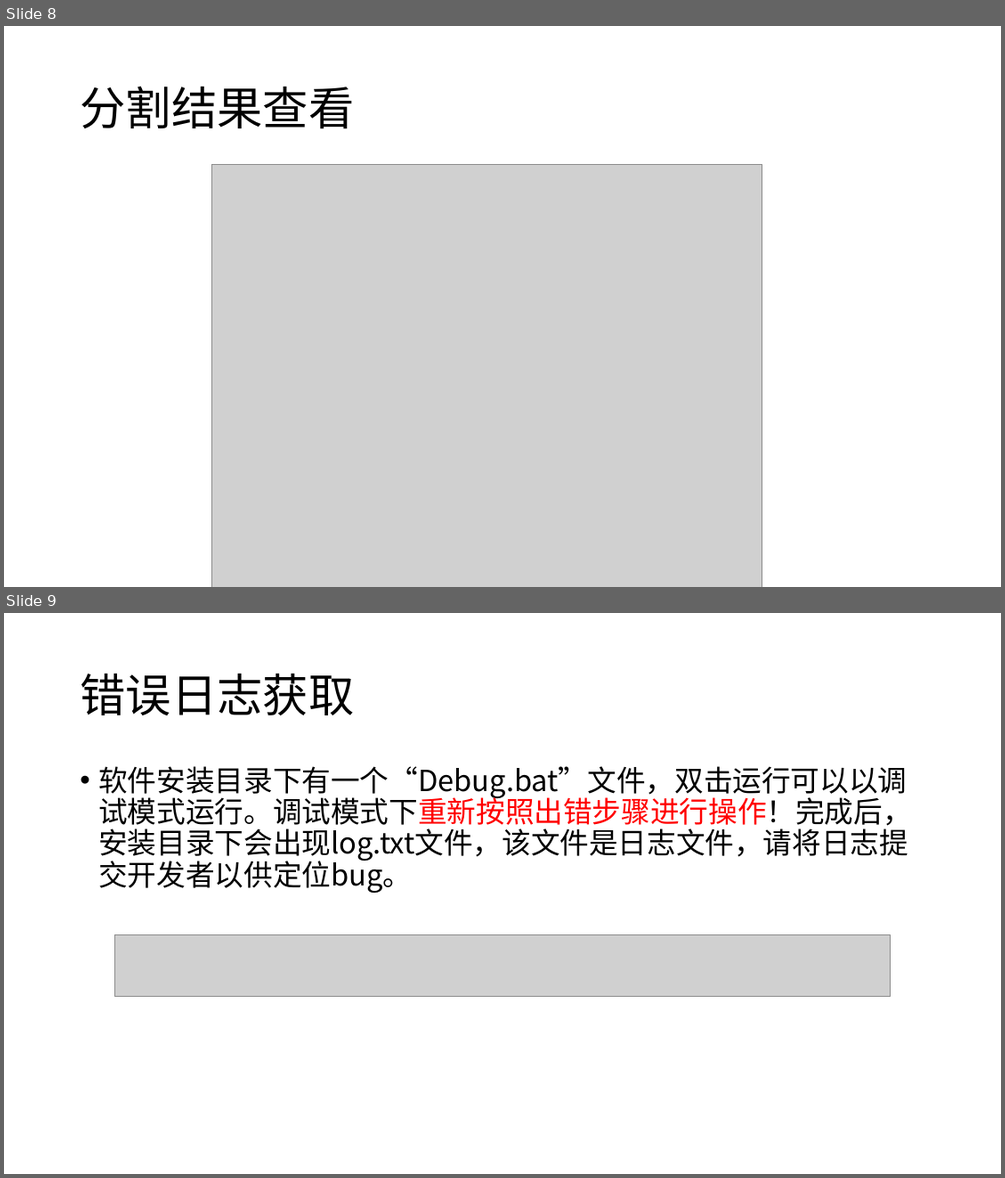
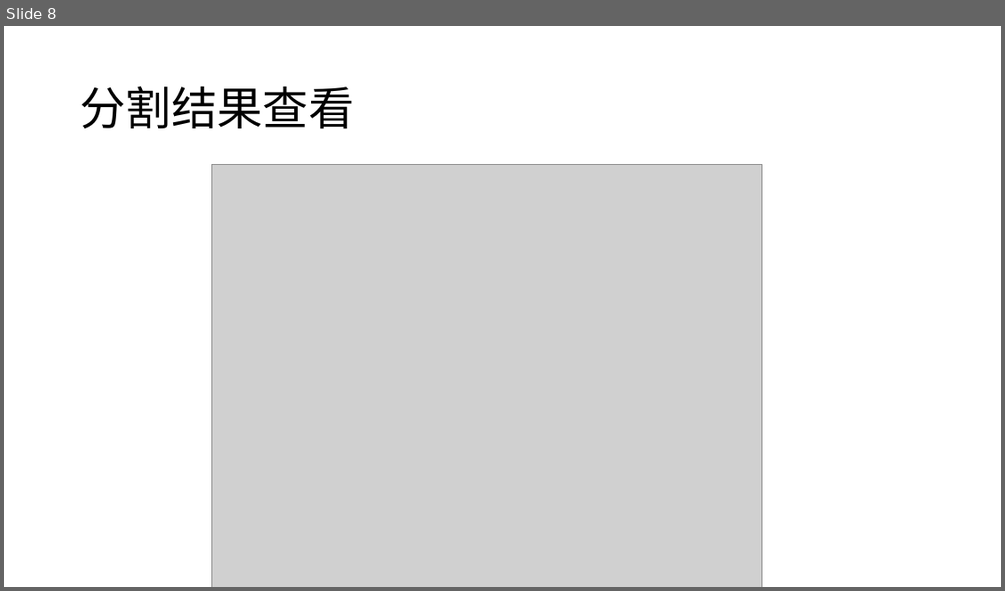
Before and after one commit to RisingEntropy/CellScope, a slide deck: res/CellScope Tutorial.pptx. Shown one above the other, each under a label of ours: slides 8 and 9 before the commit, slide 8 after it. The pictures are 1005x1178 and 1005x591 pixels, drawn with LibreOffice and Linux fonts; fonts in the diff are those of the drawing; grey boxes stand for pictures. Boxes give left, top, right and bottom in pixels: in the first picture for what was removed or moved away, otherwise in the second. Text is boxed around its words. In the diff, an @@ line names an element or a change of style, - is before the commit and + after.

```diff
--- a/res/CellScope Tutorial.pptx
+++ b/res/CellScope Tutorial.pptx
@@ slide 9 removed at (x1=4, y1=613, x2=1001, y2=1174), background #FFFFFF @@
@@ title removed at (x1=80, y1=674, x2=354, y2=715) @@
-错误日志获取
@@ text removed at (x1=98, y1=766, x2=911, y2=892) @@
-• 软件安装目录下有一个“Debug.bat”文件，双击运行可以以调试模式运行。调试模式下重新按照出错步骤进行操作！完成后，安装目录下会出现log.txt文件，该文件是日志文件，请将日志提交开发者以供定位bug。
@@ picture removed at (x1=114, y1=934, x2=890, y2=996) @@
```
Also in this commit, not shown: 3 slides changed, 6 other files.
